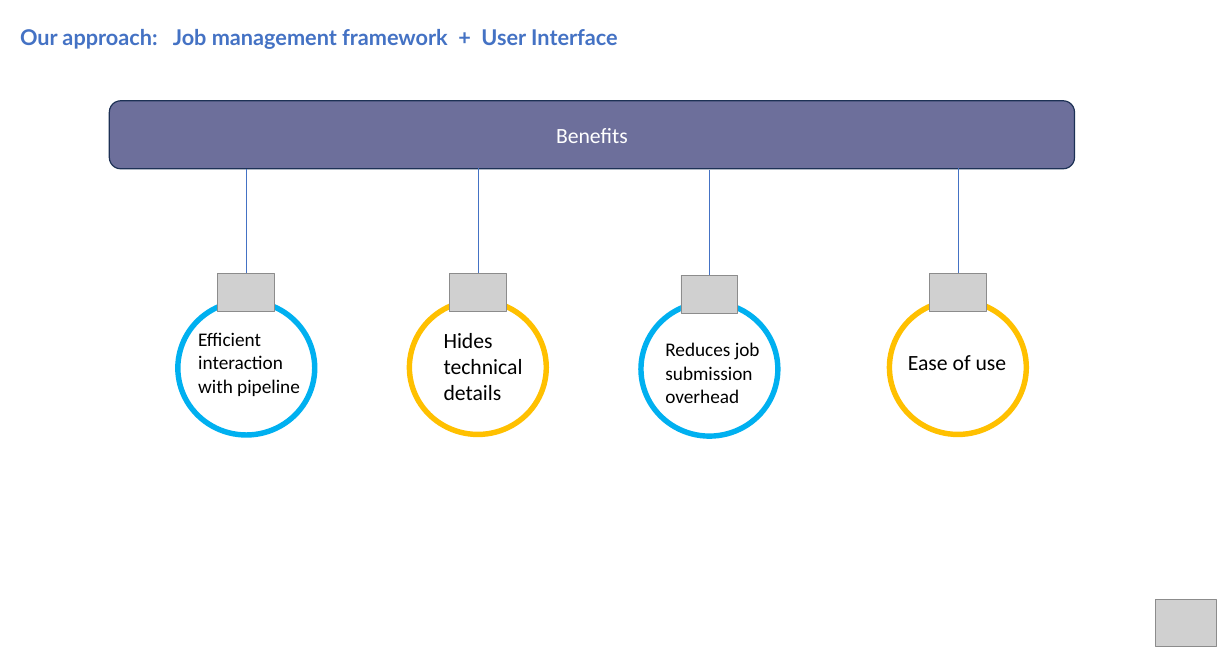
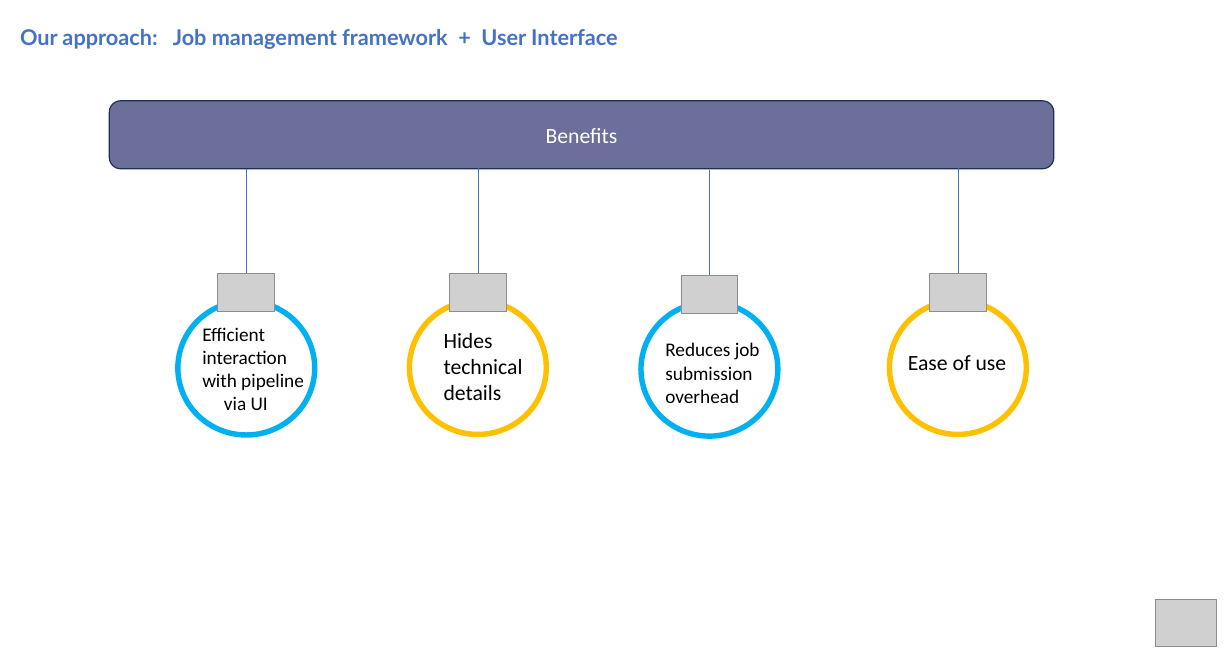
Before and after one commit to hmhwe/IMAGEN_Backend, a slide deck: slide 12 of docs/StakeholderM_CV.pptx. Drawn at 1232x651 pixels with LibreOffice and Linux fonts; fonts in the diff are those of the drawing; grey boxes stand for pictures. Boxes give left, top, right and bottom in pixels: in the first picture for what was removed or moved away, otherwise in the second. Text is boxed around its words. In the diff, an @@ line names an element or a change of style, - is before the commit and + after.

```diff
--- a/docs/StakeholderM_CV.pptx
+++ b/docs/StakeholderM_CV.pptx
@@ rounded rectangle "Benefits": place and size @@
-rounded rectangle "Benefits" at [109,101,1074,168]
+rounded rectangle "Benefits" at [109,101,1054,168]
@@ text at [224,396,268,410]: paragraph added @@
+via UI
```
Also in this commit, not shown: 11 other slides changed.
